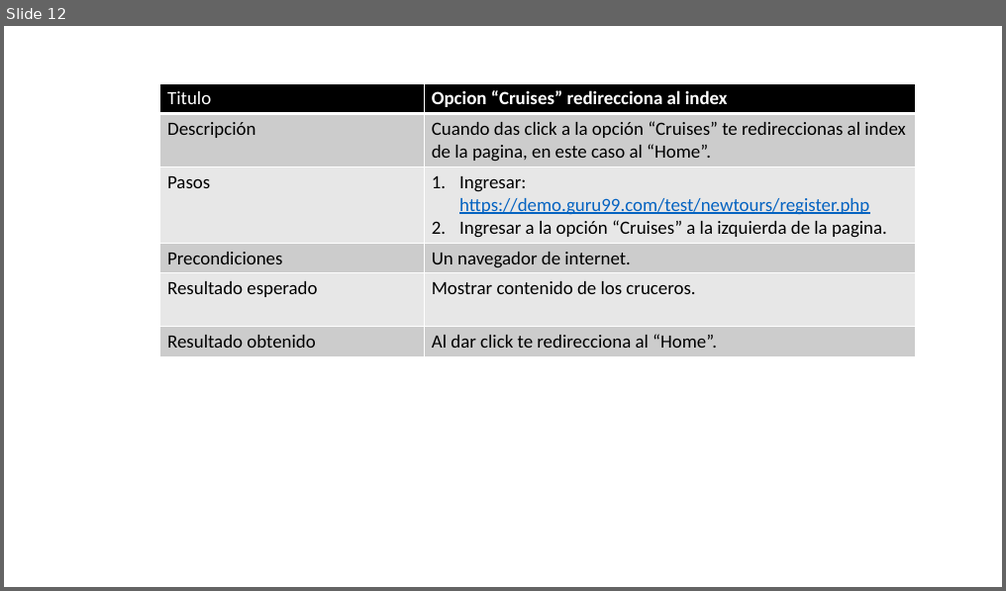
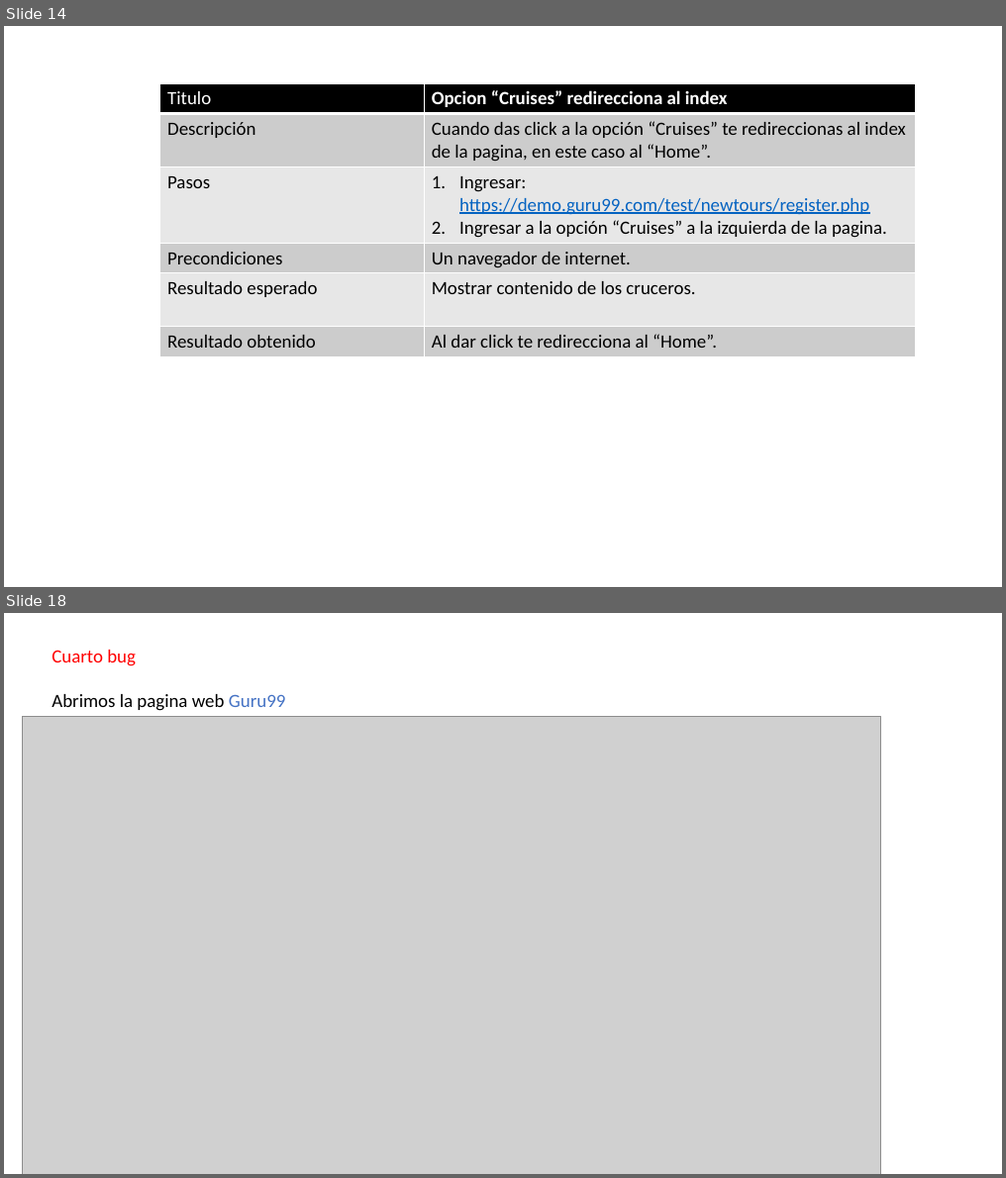
Before and after one commit to Tusuegra510/reporte-de-errores-informatorio, a slide deck: alumnos/gabriel_gonzalez/errores_guru.pptx. Shown one above the other, each under a label of ours: slide 12 before the commit, slides 14 and 18 after it; the slides between them are not shown. The pictures are 1006x591 and 1006x1178 pixels, drawn with LibreOffice and Linux fonts; fonts in the diff are those of the drawing; grey boxes stand for pictures. Boxes give left, top, right and bottom in pixels: in the first picture for what was removed or moved away, otherwise in the second. Text is boxed around its words. In the diff, an @@ line names an element or a change of style, - is before the commit and + after.

```diff
--- a/alumnos/gabriel_gonzalez/errores_guru.pptx
+++ b/alumnos/gabriel_gonzalez/errores_guru.pptx
@@ slide 18 added at box(4, 613, 1002, 1174), background #FFFFFF @@
@@ text added at box(52, 650, 285, 711), 18 pt, text #000000 @@
+Cuarto bug
+Abrimos la pagina web Guru99
@@ picture added at box(22, 716, 880, 1174) @@
@@ what was slide 12 is now slide 14 @@
```
Also in this commit, not shown: 19 other slides added.
